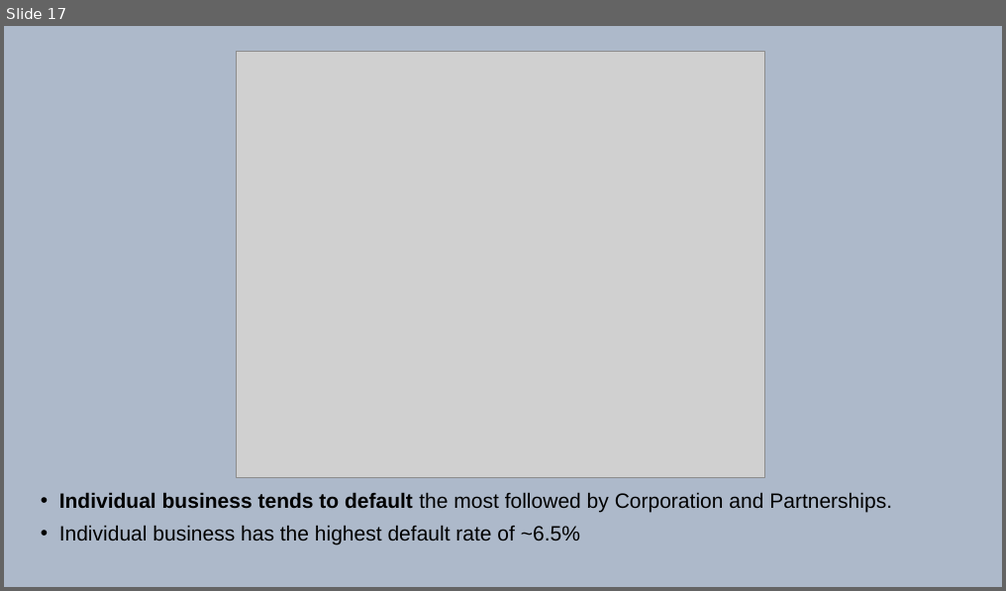
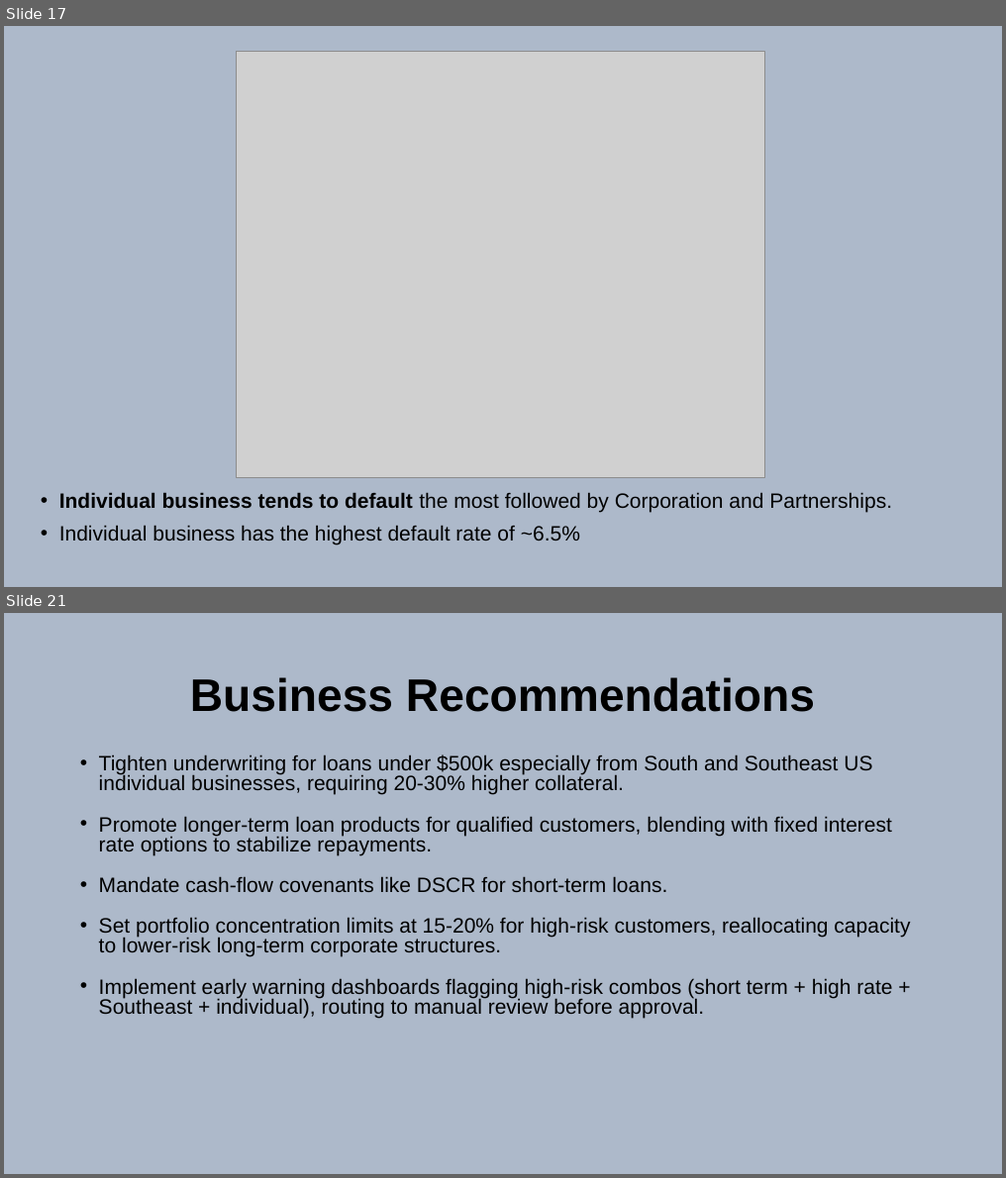
Before and after one commit to DineshDK672/Ryewalk_assignment, a slide deck: SBA 7(a) Presentation.pptx. Shown one above the other, each under a label of ours: slide 17 before the commit, slides 17 and 21 after it; the slides between them are not shown. The pictures are 1006x591 and 1006x1178 pixels, drawn with LibreOffice and Linux fonts; fonts in the diff are those of the drawing; grey boxes stand for pictures. Boxes give left, top, right and bottom in pixels: in the first picture for what was removed or moved away, otherwise in the second. Text is boxed around its words. In the diff, an @@ line names an element or a change of style, - is before the commit and + after.

```diff
--- a/SBA 7(a) Presentation.pptx
+++ b/SBA 7(a) Presentation.pptx
@@ slide 21 added at [4, 613, 1002, 1174], background #ADB9CA @@
@@ title added at [190, 677, 815, 712], 44 pt, text #000000, bold @@
+Business Recommendations
@@ text added at [99, 755, 910, 1018], 20 pt, text #000000 @@
+• Tighten underwriting for loans under $500k especially from South and Southeast US individual businesses, requiring 20-30% higher collateral.
+• Promote longer-term loan products for qualified customers, blending with fixed interest rate options to stabilize repayments.
+• Mandate cash-flow covenants like DSCR for short-term loans.
+• Set portfolio concentration limits at 15-20% for high-risk customers, reallocating capacity to lower-risk long-term corporate structures.
+• Implement early warning dashboards flagging high-risk combos (short term + high rate + Southeast + individual), routing to manual review before approval.
```
Also in this commit, not shown: 6 slides changed, 5 other slides added, 1 other file.
